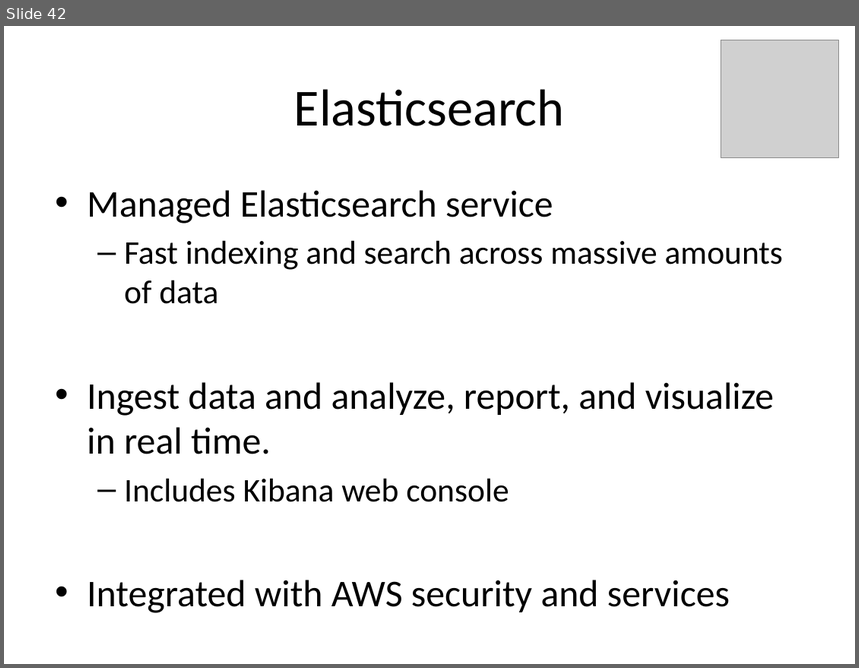
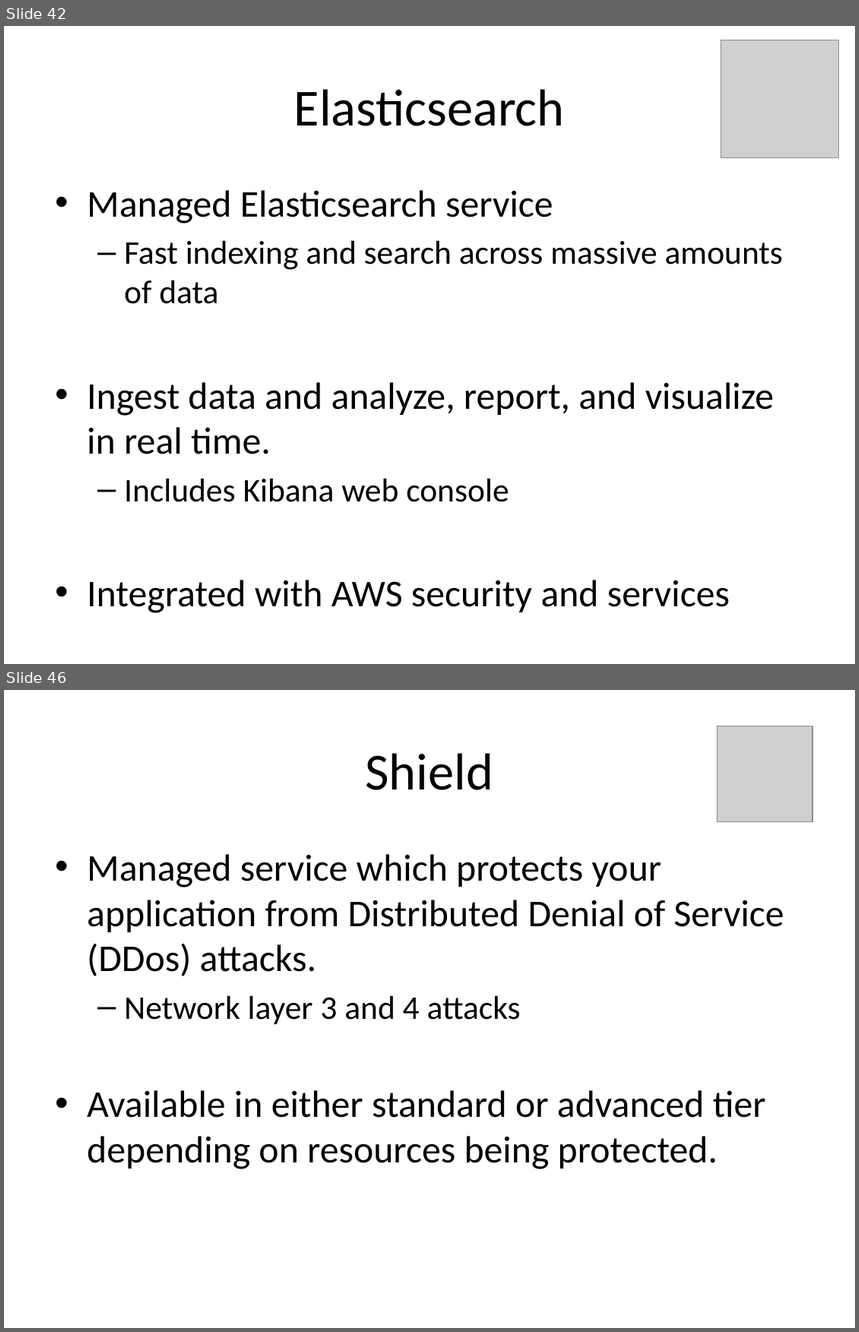
Before and after one commit to jasondbaker/infrastructure-class, a slide deck: lectures/infrastructure-week-4.pptx. Shown one above the other, each under a label of ours: slide 42 before the commit, slides 42 and 46 after it; the slides between them are not shown. The pictures are 859x668 and 859x1332 pixels, drawn with LibreOffice and Linux fonts; fonts in the diff are those of the drawing; grey boxes stand for pictures. Boxes give left, top, right and bottom in pixels: in the first picture for what was removed or moved away, otherwise in the second. Text is boxed around its words. In the diff, an @@ line names an element or a change of style, - is before the commit and + after.

```diff
--- a/lectures/infrastructure-week-4.pptx
+++ b/lectures/infrastructure-week-4.pptx
@@ slide 46 added at [4, 690, 855, 1328], background #FFFFFF @@
@@ picture added at [718, 726, 813, 822] @@
@@ title added at [366, 753, 494, 790], 44 pt, text #000000 @@
+Shield
@@ text added at [87, 854, 785, 1170], 32 pt, text #000000 @@
+• Managed service which protects your application from Distributed Denial of Service (DDos) attacks.
+  – Network layer 3 and 4 attacks
+• Available in either standard or advanced tier depending on resources being protected.
```
Also in this commit, not shown: 1 slide changed, 8 other slides added.
